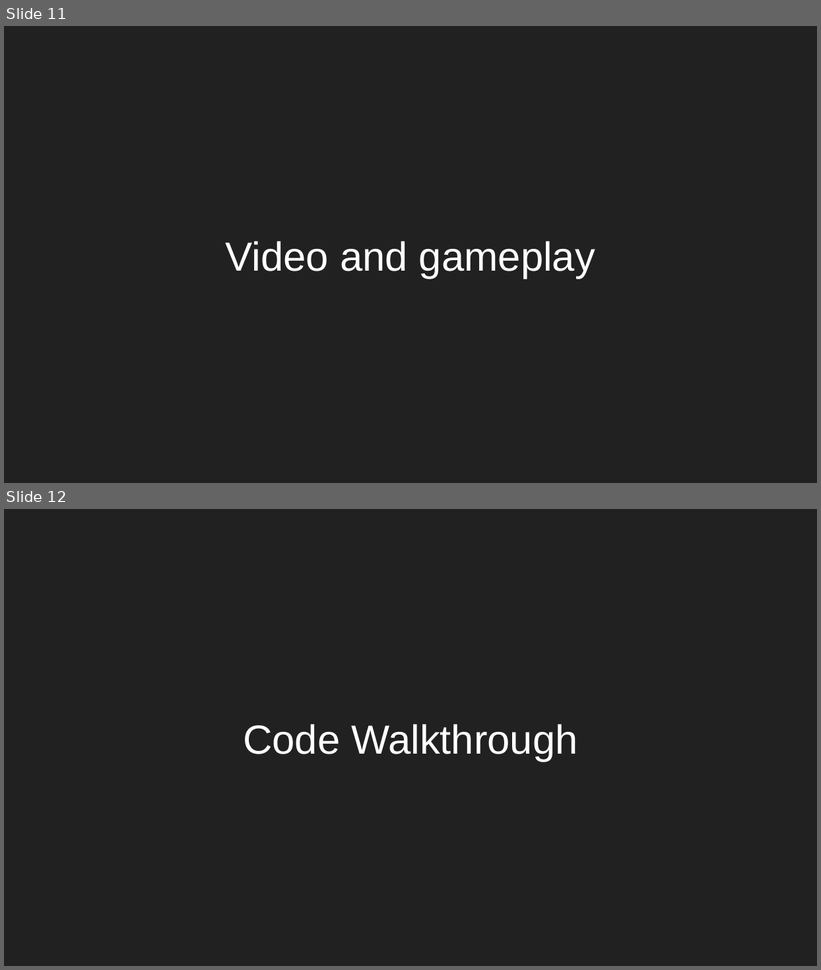
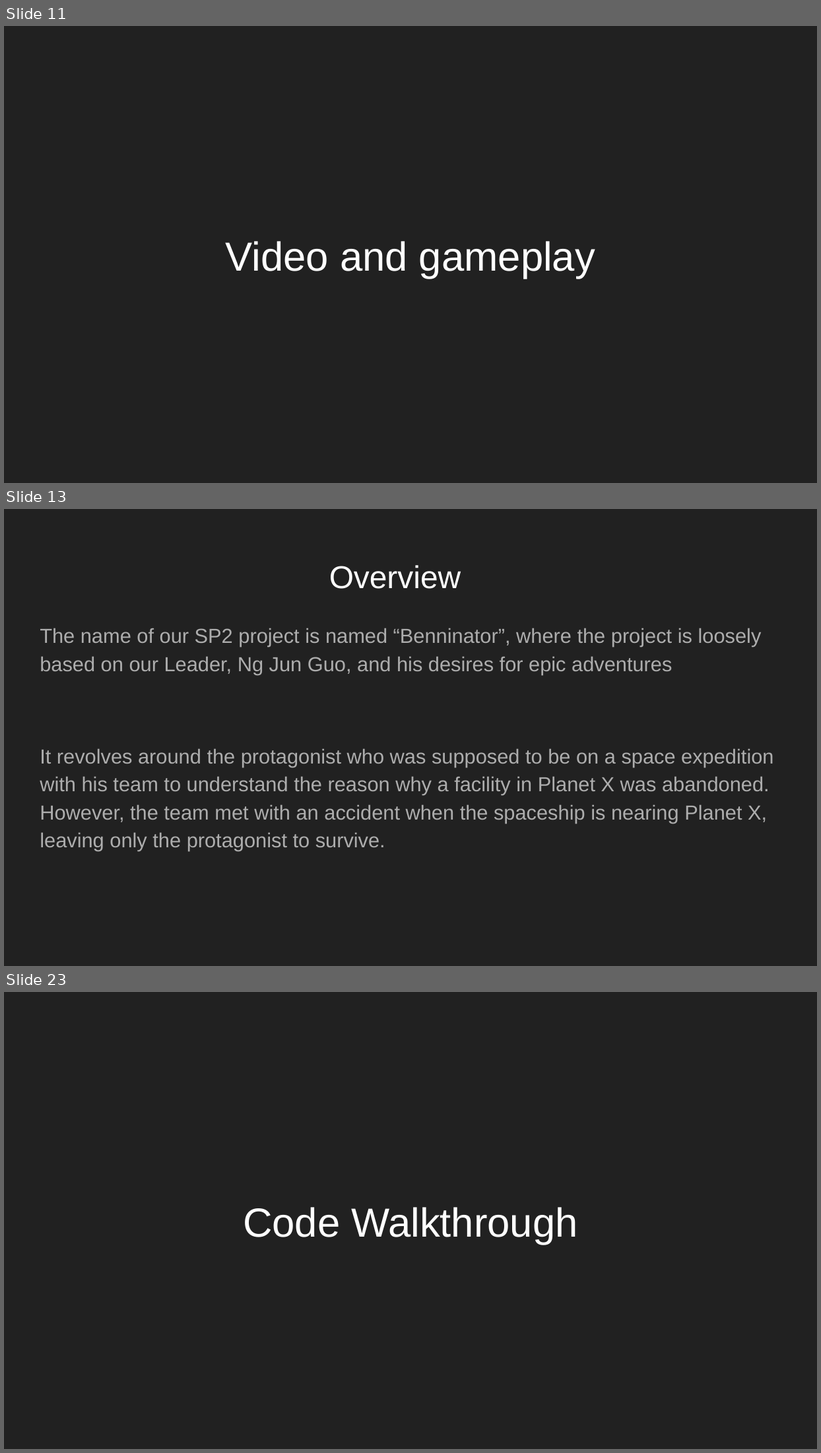
Before and after one commit to BuddhaProgram/SP2-PDEntertainment, a slide deck: ComGraphics/SP2 presentation.pptx. Shown one above the other, each under a label of ours: slides 11 and 12 before the commit, slides 11, 13 and 23 after it; the slides between them are not shown. The pictures are 821x970 and 821x1453 pixels, drawn with LibreOffice and Linux fonts; fonts in the diff are those of the drawing. Boxes give left, top, right and bottom in pixels: in the first picture for what was removed or moved away, otherwise in the second. Text is boxed around its words. In the diff, an @@ line names an element or a change of style, - is before the commit and + after.

Commit message:
final

```diff
--- a/ComGraphics/SP2 presentation.pptx
+++ b/ComGraphics/SP2 presentation.pptx
@@ slide 13 added at (x1=4, y1=509, x2=817, y2=966), background #212121 @@
@@ title added at (x1=329, y1=565, x2=461, y2=589), 28 pt, text #FFFFFF @@
+Overview
@@ text added at (x1=40, y1=628, x2=774, y2=852), 18 pt, text #ADADAD @@
+The name of our SP2 project is named “Benninator”, where the project is loosely based on our Leader, Ng Jun Guo, and his desires for epic adventures
+It revolves around the protagonist who was supposed to be on a space expedition with his team to understand the reason why a facility in Planet X was abandoned. However, the team met with an accident when the spaceship is nearing Planet X, leaving only the protagonist to survive.
@@ what was slide 12 is now slide 23 @@
```
Also in this commit, not shown: 12 other slides added.
